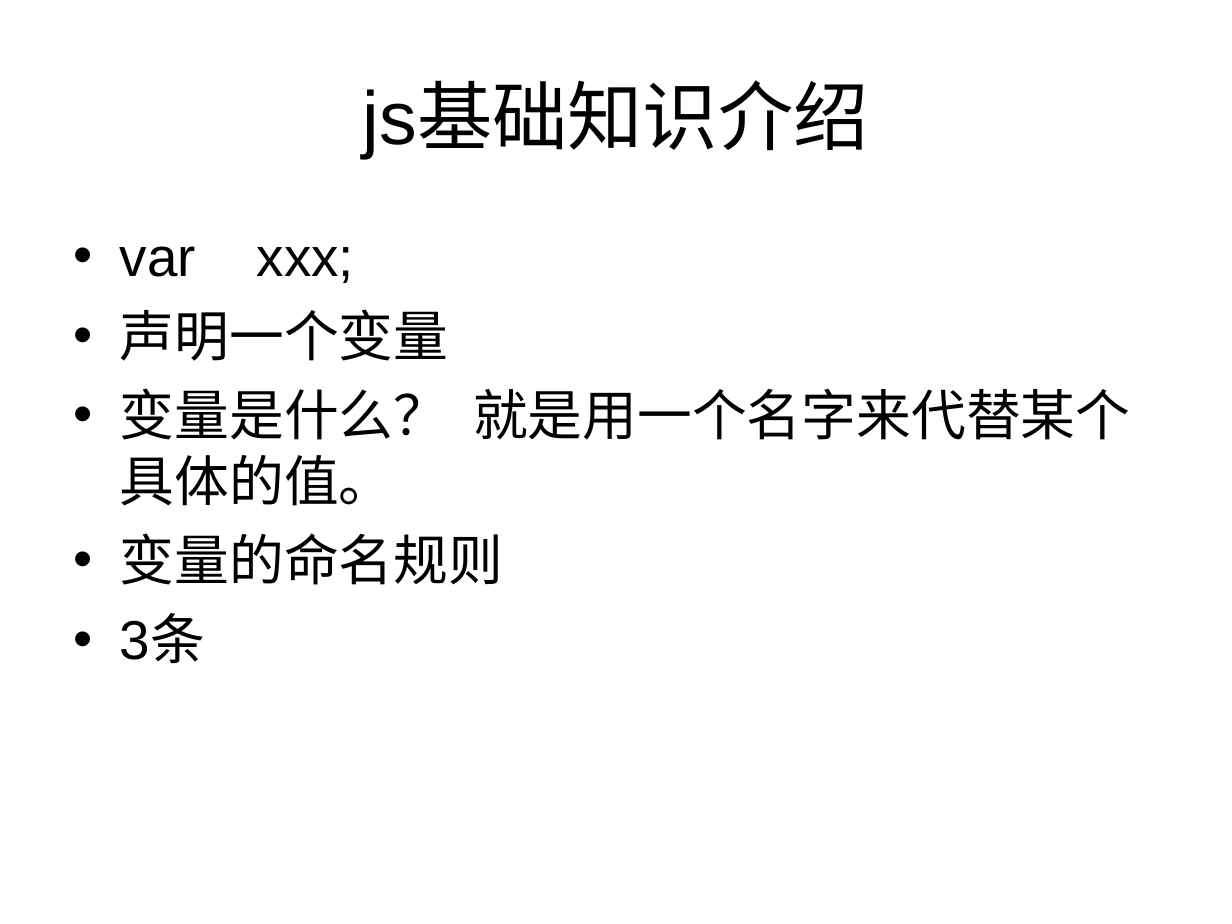
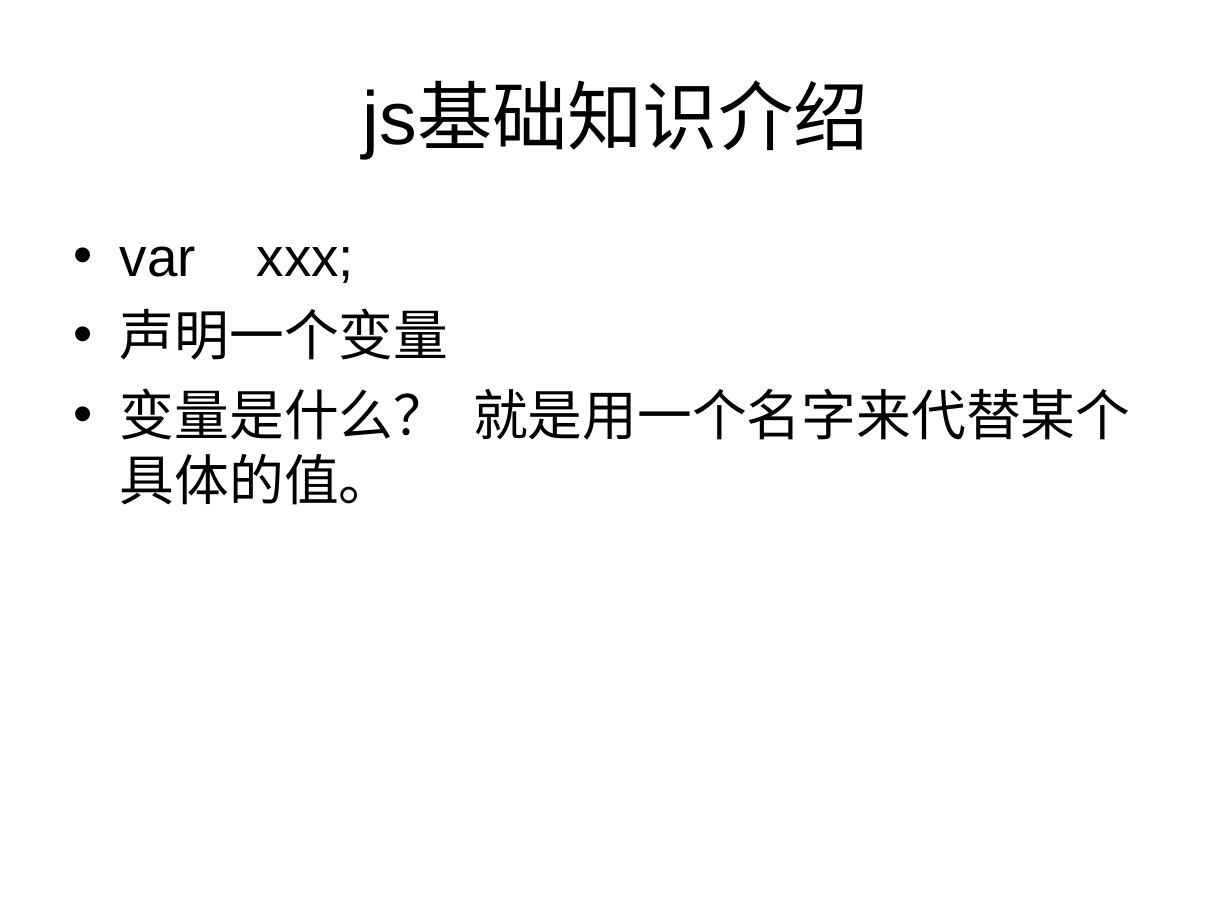
Before and after one commit to cd-vr1class/homework, a slide deck: slide 7 of ppt/7-6js基础.ppt. Drawn at 1232x924 pixels with LibreOffice and Linux fonts; fonts in the diff are those of the drawing. Boxes give left, top, right and bottom in pixels: in the first picture for what was removed or moved away, otherwise in the second. Text is boxed around its words. In the diff, an @@ line names an element or a change of style, - is before the commit and + after.

```diff
--- a/ppt/7-6js基础.ppt
+++ b/ppt/7-6js基础.ppt
@@ text at (120,533,503,664): paragraphs removed @@
-• 变量的命名规则
-• 3条
```
Also in this commit, not shown: 2 slides added, 6 other files.
